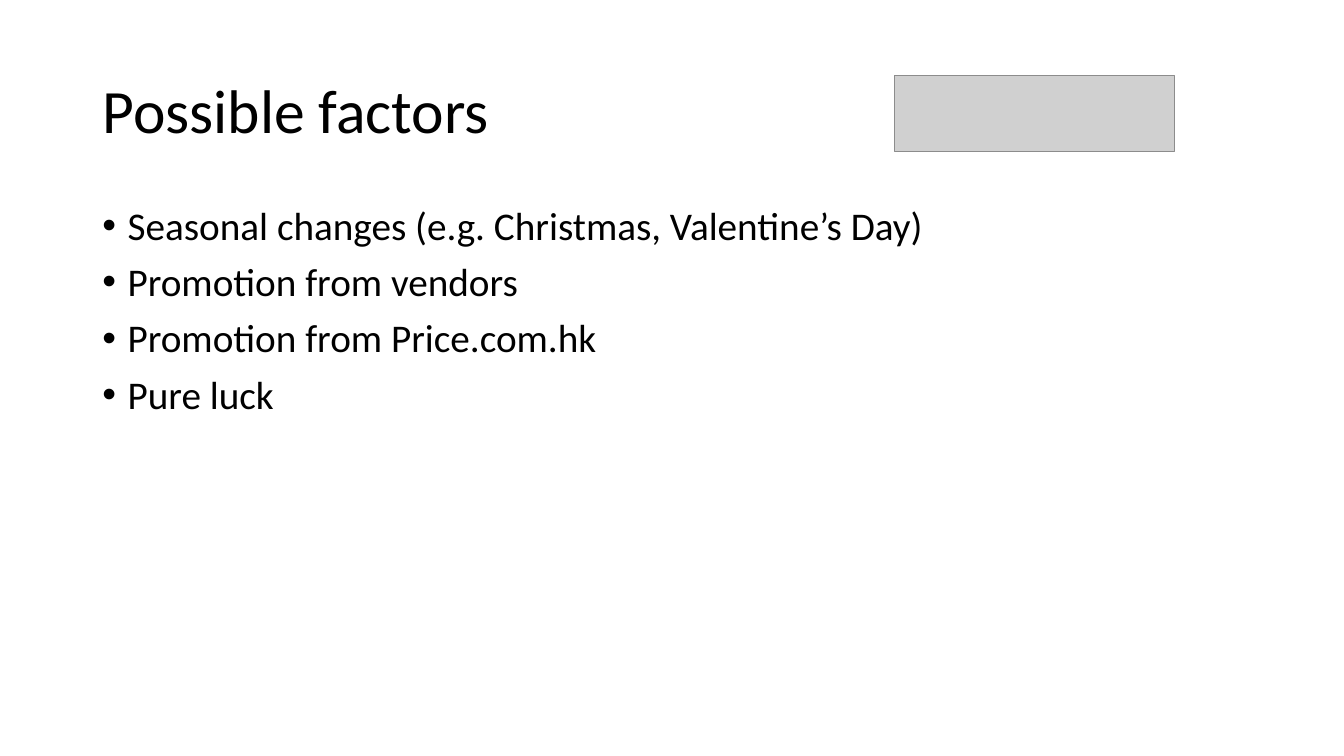
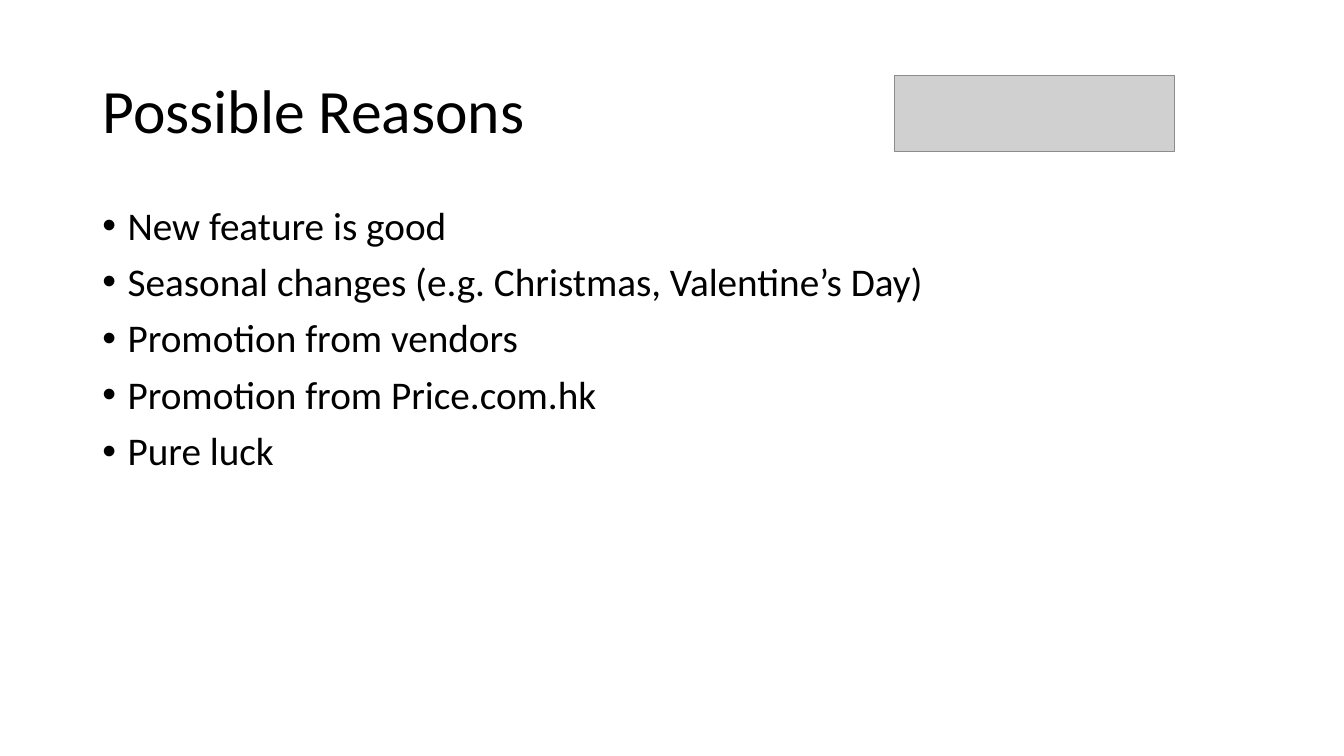
Before and after one commit to patng323/learn, a slide deck: slide 7 of FieldExperiments/AB Testing.pptx (slide 8 before the commit). Drawn at 1344x756 pixels with LibreOffice and Linux fonts; fonts in the diff are those of the drawing; grey boxes stand for pictures. Boxes give left, top, right and bottom in pixels: in the first picture for what was removed or moved away, otherwise in the second. Text is boxed around its words. In the diff, an @@ line names an element or a change of style, - is before the commit and + after.

```diff
--- a/FieldExperiments/AB Testing.pptx
+++ b/FieldExperiments/AB Testing.pptx
@@ title at (x1=102, y1=90, x2=525, y2=134): text changed @@
-Possible factors
+Possible Reasons
@@ text at (x1=128, y1=212, x2=446, y2=247): paragraph added @@
+• New feature is good
```
Also in this commit, not shown: 10 other slides changed, 12 slides added, 4 slides removed.
